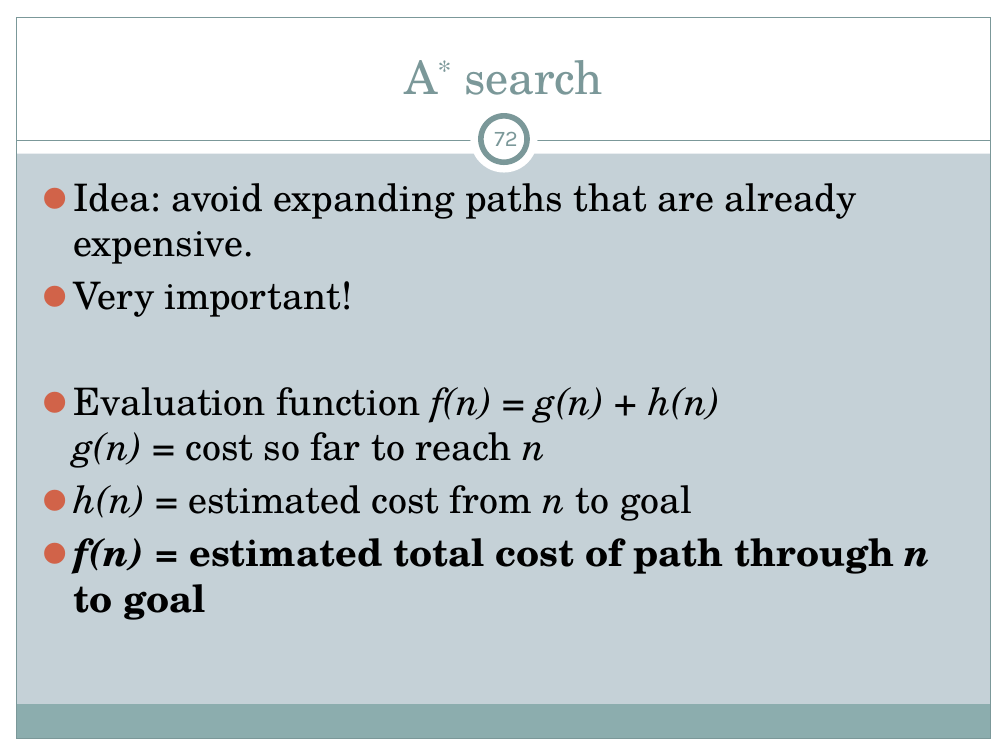
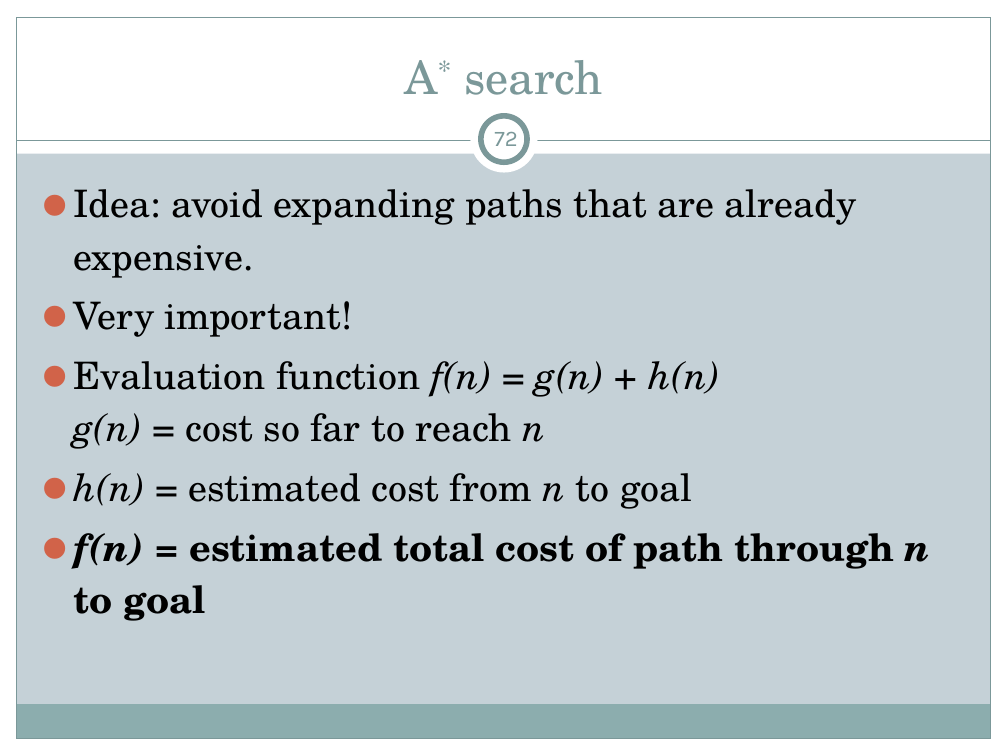
Before and after one commit to motazsaad/ai-csci4304, a slide deck: slide 72 of lecture-slides/aima/ai-chapter3-and-4-problem-solving-by-search-aima.pptx. Drawn at 1008x756 pixels with LibreOffice and Linux fonts; fonts in the diff are those of the drawing. Boxes give left, top, right and bottom in pixels: in the first picture for what was removed or moved away, otherwise in the second. Text is boxed around its words. In the diff, an @@ line names an element or a change of style, - is before the commit and + after.

Commit message:
update search slides

```diff
--- a/lecture-slides/aima/ai-chapter3-and-4-problem-solving-by-search-aima.pptx
+++ b/lecture-slides/aima/ai-chapter3-and-4-problem-solving-by-search-aima.pptx
@@ text "Idea: avoid expanding paths that ..." at <box>73,189,931,621</box>: line spacing 1 to 1.15 @@
```
Also in this commit, not shown: 6 other slides changed, 2 other files.
